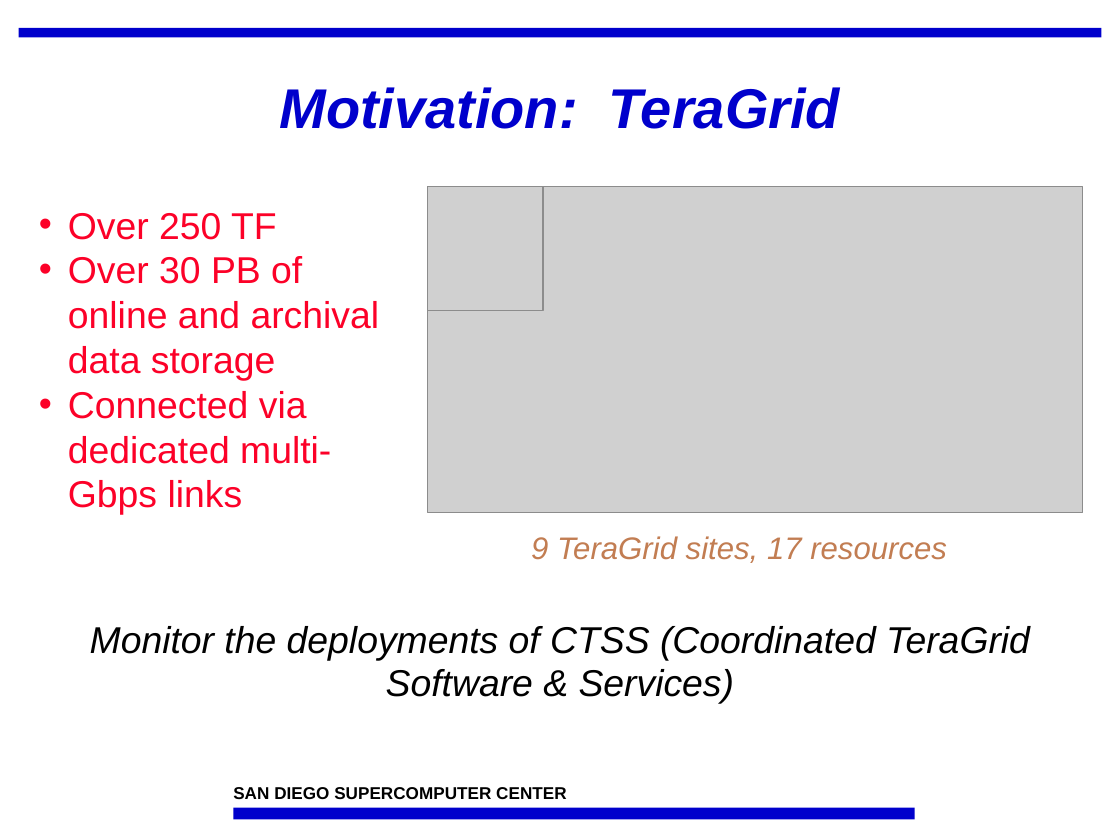
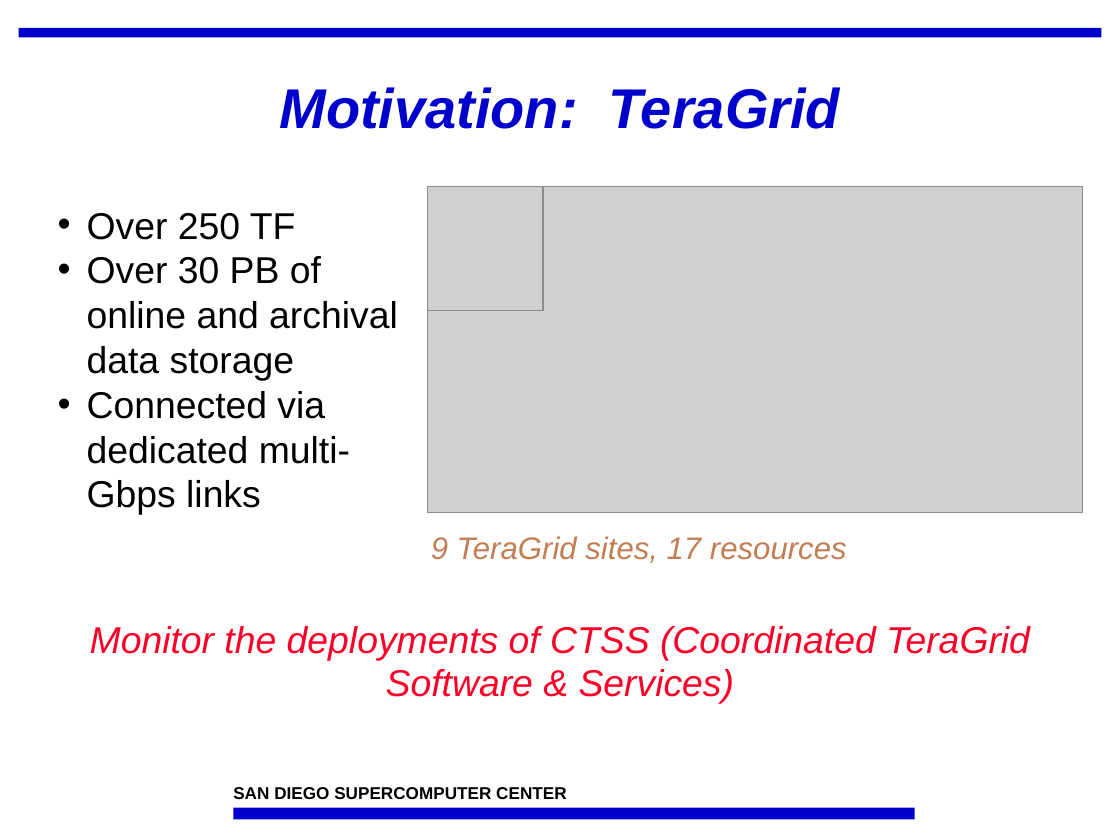
Before and after one commit to IncaProject/inca-xsede, a slide deck: slide 2 of talks/sc07/inca-sc07.ppt. Drawn at 1120x840 pixels with LibreOffice and Linux fonts; fonts in the diff are those of the drawing; grey boxes stand for pictures; background and template pictures are left out. Boxes give left, top, right and bottom in pixels: in the first picture for what was removed or moved away, otherwise in the second. Text is boxed around its words. In the diff, an @@ line names an element or a change of style, - is before the commit and + after.

```diff
--- a/talks/sc07/inca-sc07.ppt
+++ b/talks/sc07/inca-sc07.ppt
@@ text "Over 250 TF": place and size @@
-text "Over 250 TF" at bbox=[68, 213, 380, 515]
+text "Over 250 TF" at bbox=[87, 213, 398, 515]
@@ text "Over 250 TF" at bbox=[87, 213, 398, 515]: text colour #FC0128 to #000000; bullet colour #FC0128 to #000000 @@
@@ text "9 TeraGrid sites, 17 resources": place and size @@
-text "9 TeraGrid sites, 17 resources" at bbox=[531, 536, 947, 563]
+text "9 TeraGrid sites, 17 resources" at bbox=[431, 536, 847, 563]
@@ text "Monitor the deployments of CTSS ..." at bbox=[90, 626, 1030, 704]: text colour #000000 to #FC0128 @@
```
Also in this commit, not shown: 6 other slides changed, 1 slide added, 3 other files.
